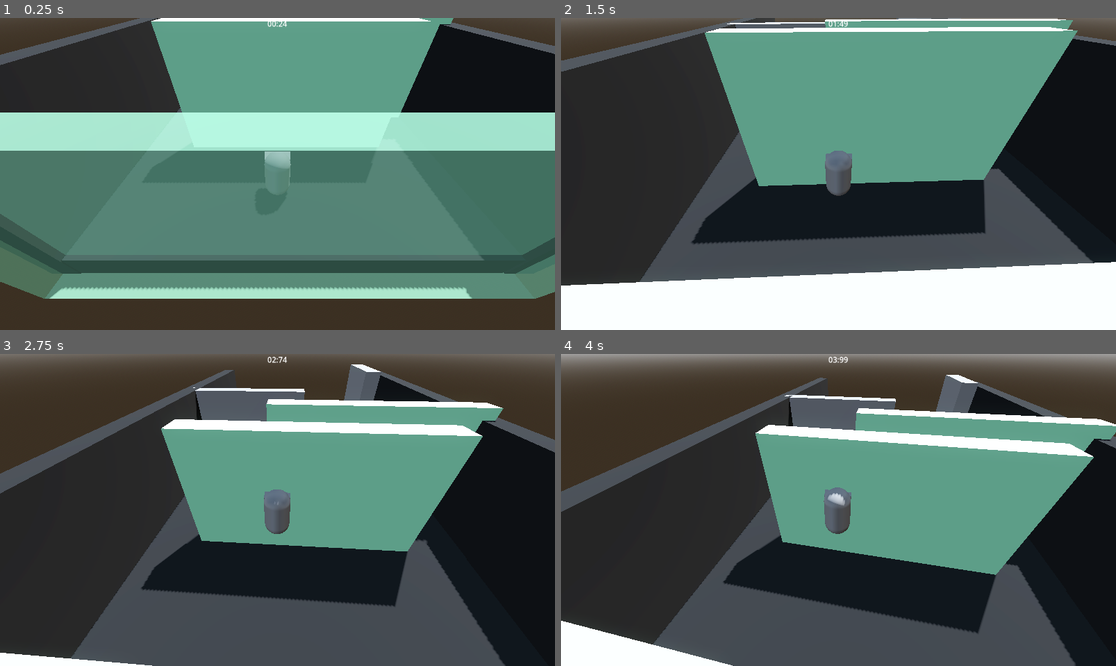
Above: before the commit, frames 1-4 (two rows, left to right).
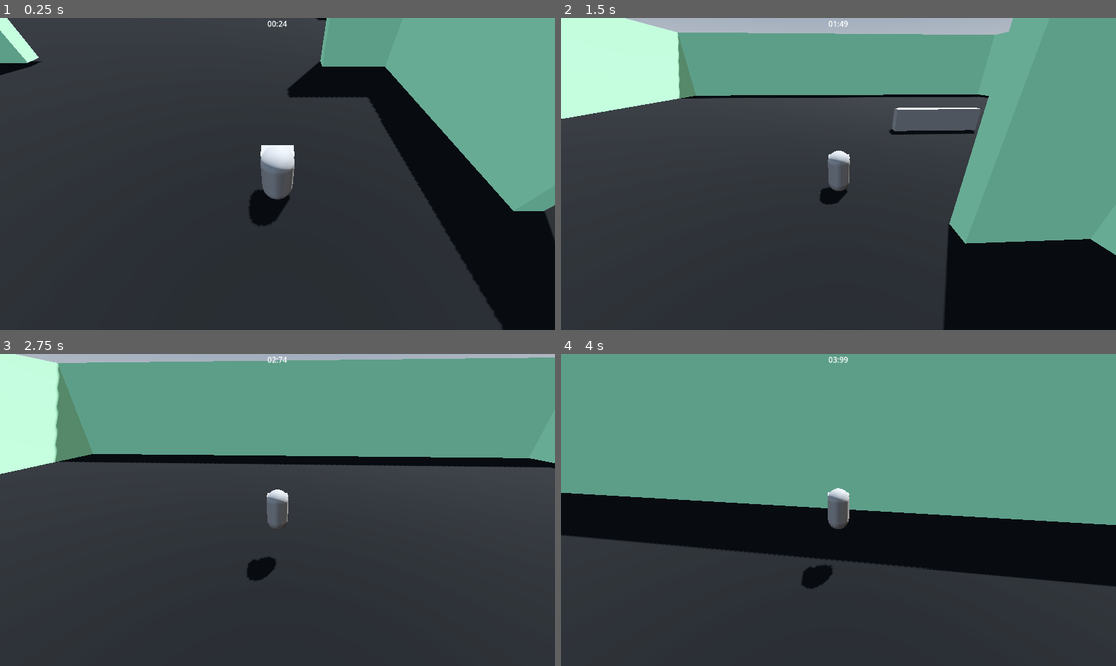
Above: after the commit, the same moments.

Repository: Luis-Blash/speed_attack
Game: Godot game, scene res://levels/level01/main.tscn
The game is run twice, just before and just after one commit, with the same random seed, the same clock (stepped at 60 frames per second) and the same inputs.
Inputs (mouse positions are in pixels of both pictures, inside the frame that each line leads up to):
- Up to frame 1 (0.25 s): no input
- Up to frame 2 (1.5 s): move the mouse to (866, 174) at 0.52 s; hold Up (move_up) from 0.53 s (still down); tap Space (jump) at 0.6, 0.77, 1.07 s; move the mouse to (810, 174) at 1.27 s; tap G (attack_1) at 1.35 s
- Up to frame 3 (2.75 s): keep holding Up (move_up); tap Space (jump) at 1.52, 1.55, 1.82, 2.3 s; move the mouse to (288, 503) at 2.02 s; tap Shift (dash) at 2.1 s
- Up to frame 4 (4 s): keep holding Up (move_up); move the mouse to (832, 516) at 2.77 s; tap C (throw) at 2.85 s; tap Space (jump) at 3.02, 3.05, 3.32, 3.6, 3.77 s; move the mouse to (877, 513) at 3.52 s

The runs differ from the first frame. In frame 1, 82% of the frame differs, in the area x 0-100%, y 0-100%; in frame 2, 75%; in frame 3, 80%; in frame 4, 73%.

Commit message:
feat(player): coyote time

Diff:
--- a/entities/player/player.gd
+++ b/entities/player/player.gd
@@ -9,7 +9,7 @@
 @export var wall_stick_duration: float = 0.5
 @export var wall_jump_force: float = 12.0
 @export var wall_slide_gravity: float = 2.0
-@export var wall_cooldown_duration: float = 0.8
+@export var wall_cooldown_duration: float = 0.5
 var wall_normal: Vector3 = Vector3.ZERO
 var is_on_wall: bool = false
 var can_wall_slide: bool = true
@@ -33,6 +33,12 @@
 var is_attacking: bool = false
 var attack_timer: float = 0.0
 
+# --- coyote ---
+@export var coyote_time: float = 0.12
+var coyote_timer: float = 0.0
+var was_on_floor: bool = false
+var used_coyote: bool = false
+
 # --- referencias ---
 @onready var attack_area: Area3D = $AttackArea
 @onready var attack_area_mesh: MeshInstance3D = $AttackArea/atackView
@@ -50,13 +56,14 @@
 func _physics_process(delta: float) -> void:
 	if not GameManager.is_running:
 		return
+
+	was_on_floor = is_on_floor()
+
 	_check_walls()
 	_gravity_to_state(delta)
 	_update_timers(delta)
 	_handle_global_input()
 	_handle_attack(delta)
-
-	print("state: ", State.keys()[current_state], " | is_on_wall: ", is_on_wall, " | can_wall_slide: ", can_wall_slide, " | wall_cooldown: ", wall_cooldown_timer)
 
 	match current_state:
 		State.IDLE:
@@ -72,12 +79,17 @@
 
 	move_and_slide()
 
+	# ← CRÍTICO: se actualiza DESPUÉS de move_and_slide para capturar estado real
+	was_on_floor = is_on_floor()
+
 func _handle_global_input() -> void:
 	if current_state == State.DEAD:
 		return
 
-	if Input.is_action_just_pressed("jump") and is_on_floor():
+	if Input.is_action_just_pressed("jump") and (is_on_floor() or coyote_timer > 0.0):
 		velocity.y = jump_force
+		coyote_timer = 0.0
+		used_coyote = true
 
 	if Input.is_action_just_pressed("jump") and current_state == State.WALL_SLIDE:
 		_wall_jump()
@@ -185,7 +197,16 @@
 		wall_cooldown_timer -= delta
 		if wall_cooldown_timer <= 0.0:
 			wall_cooldown_timer = 0.0
-			can_wall_slide = true  # ← aquí se recupera
+			can_wall_slide = true
+
+	# coyote time
+	if is_on_floor():
+		coyote_timer = coyote_time
+		used_coyote = false
+	elif coyote_timer > 0.0 and not used_coyote:
+		coyote_timer -= delta
+		if coyote_timer < 0.0:
+			coyote_timer = 0.0
 
 func _state_dead() -> void:
 	velocity.x = 0
@@ -216,10 +237,9 @@
 
 	if is_on_floor():
 		can_wall_slide = true
-		wall_cooldown_timer = 0.0  # pisas el suelo → resetea todo
-		return
-
-	# si el cooldown está activo, no puede pegarse a ninguna pared
+		wall_cooldown_timer = 0.0
+		return
+
 	if wall_cooldown_timer > 0.0:
 		return
 
@@ -243,7 +263,7 @@
 
 	can_wall_slide = false
 	is_on_wall = false
-	wall_cooldown_timer = wall_cooldown_duration  # wall jump también activa el cooldown
+	wall_cooldown_timer = wall_cooldown_duration
 	current_state = State.MOVE
 
 	if jump_dir.length() > 0.1:
--- a/global/camera.gd
+++ b/global/camera.gd
@@ -1,7 +1,7 @@
 extends Camera3D
 
 @export var target: CharacterBody3D
-@export var offset: Vector3 = Vector3(0, 5, 6)
+@export var offset: Vector3 = Vector3(0, 4, 6)
 @export var smoothness: float = 0.1
 @export var mouse_sensitivity: float = 0.1
 @export var joy_sensitivity: float = 200.0
--- a/levels/level01/main.tscn
+++ b/levels/level01/main.tscn
@@ -4,7 +4,6 @@
 [ext_resource type="Script" uid="uid://dl44ir6fhdt7a" path="res://global/camera.gd" id="2_gv8vq"]
 [ext_resource type="PackedScene" uid="uid://cg6tsm77q2gv8" path="res://entities/player/player.tscn" id="3_e4yrb"]
 [ext_resource type="PackedScene" uid="uid://cnowqwynmeine" path="res://entities/shuriken/shuriken.tscn" id="4_efjqo"]
-[ext_resource type="PackedScene" uid="uid://cebf0q6b144vl" path="res://entities/enemy/enemy.tscn" id="4_pc1ii"]
 [ext_resource type="PackedScene" uid="uid://cjbe6fkxmbrnb" path="res://ui/hud.tscn" id="6_a416o"]
 [ext_resource type="PackedScene" uid="uid://gnf3364qafqa" path="res://ui/result.tscn" id="7_efjqo"]
 
@@ -21,9 +20,6 @@
 tonemap_mode = 2
 glow_enabled = true
 
-[sub_resource type="StandardMaterial3D" id="StandardMaterial3D_lquwl"]
-albedo_color = Color(0.1148968, 0.11489681, 0.1148968, 1)
-
 [sub_resource type="StandardMaterial3D" id="StandardMaterial3D_a416o"]
 albedo_color = Color(0.6568628, 0.9999998, 0.78527004, 1)
 
@@ -38,6 +34,9 @@
 
 [sub_resource type="BoxShape3D" id="BoxShape3D_efjqo"]
 size = Vector3(16, 6, 1)
+
+[sub_resource type="StandardMaterial3D" id="StandardMaterial3D_efjqo"]
+albedo_color = Color(0, 0, 0, 1)
 
 [node name="Main" type="Node3D" unique_id=931613299]
 script = ExtResource("1_pc1ii")
@@ -58,37 +57,108 @@
 shadow_enabled = true
 
 [node name="SpawnPoint" type="Marker3D" parent="." unique_id=236439115]
+transform = Transform3D(1, 0, 0, 0, 1, 0, 0, 0, 1, 0, 0, 7.959038)
 
-[node name="nivel1" type="CSGCombiner3D" parent="." unique_id=994892580 groups=["wall"]]
-transform = Transform3D(1, 0, 0, 0, 1, 0, 0, 0, 1, 0, -2, 0)
-material_overlay = SubResource("StandardMaterial3D_lquwl")
+[node name="paredes" type="Node3D" parent="." unique_id=1929784201]
+
+[node name="pared1" type="MeshInstance3D" parent="paredes" unique_id=1809998192 groups=["wall", "wall_occlusion"]]
+transform = Transform3D(1.6941612, 0, 0, 0, 0.72984487, 0, 0, 0, 1, -26.022207, 1.3080635, -3.6698642)
+material_override = SubResource("StandardMaterial3D_a416o")
+mesh = SubResource("BoxMesh_efjqo")
+
+[node name="pared1Static" type="StaticBody3D" parent="paredes/pared1" unique_id=1315580376]
+
+[node name="CollisionShape3D" type="CollisionShape3D" parent="paredes/pared1/pared1Static" unique_id=276764444]
+transform = Transform3D(1.0000001, 0, 0, 0, 1, 0, 0, 0, 1, 0, 0, 0)
+shape = SubResource("BoxShape3D_a416o")
+
+[node name="pared8" type="MeshInstance3D" parent="paredes" unique_id=1031578549 groups=["wall", "wall_occlusion"]]
+transform = Transform3D(0.5381066, 0, 0, 0, 0.167878, 0, 0, 0, 8.243184, -31.90603, 3.2875085, 0.75740623)
+material_override = SubResource("StandardMaterial3D_a416o")
+mesh = SubResource("BoxMesh_efjqo")
+
+[node name="pared1Static" type="StaticBody3D" parent="paredes/pared8" unique_id=1629969953]
+
+[node name="CollisionShape3D" type="CollisionShape3D" parent="paredes/pared8/pared1Static" unique_id=1770677422]
+transform = Transform3D(1.0000001, 0, 0, 0, 1, 0, 0, 0, 1, 0, 0, 0)
+shape = SubResource("BoxShape3D_a416o")
+
+[node name="pared7" type="MeshInstance3D" parent="paredes" unique_id=1603602320 groups=["wall", "wall_occlusion"]]
+transform = Transform3D(-5.1837898e-08, 0, -1.0000001, 0, 1.4637742, 0, 1.1859128, 0, -4.371139e-08, 8.153852, 2.5, 2.7405148)
+material_override = SubResource("StandardMaterial3D_a416o")
+mesh = SubResource("BoxMesh_efjqo")
+
+[node name="pared1Static" type="StaticBody3D" parent="paredes/pared7" unique_id=999233047]
+
+[node name="CollisionShape3D" type="CollisionShape3D" parent="paredes/pared7/pared1Static" unique_id=1158952153]
+shape = SubResource("BoxShape3D_a416o")
+
+[node name="pared3" type="MeshInstance3D" parent="paredes" unique_id=2054553781 groups=["wall", "wall_occlusion"]]
+transform = Transform3D(3.5577383, 0, 0, 0, 1.4637742, 0, 0, 0, 1, 20.977793, 2.5, -3.6698642)
+material_override = SubResource("StandardMaterial3D_a416o")
+mesh = SubResource("BoxMesh_efjqo")
+
+[node name="pared1Static" type="StaticBody3D" parent="paredes/pared3" unique_id=816054353]
+
+[node name="CollisionShape3D" type="CollisionShape3D" parent="paredes/pared3/pared1Static" unique_id=1596215849]
+shape = SubResource("BoxShape3D_a416o")
+
+[node name="pared2" type="MeshInstance3D" parent="paredes" unique_id=843431560 groups=["wall", "wall_occlusion"]]
+transform = Transform3D(4.712706, 0, 0, 0, 2.4, 0, 0, 0, 1, 1.9228659, 4.5, 16.357304)
+material_override = SubResource("StandardMaterial3D_a416o")
+mesh = SubResource("BoxMesh_a416o")
+
+[node name="pared2Static" type="StaticBody3D" parent="paredes/pared2" unique_id=1475177250]
+
+[node name="CollisionShape3D" type="CollisionShape3D" parent="paredes/pared2/pared2Static" unique_id=648936666]
+shape = SubResource("BoxShape3D_efjqo")
+
+[node name="pared6" type="MeshInstance3D" parent="paredes" unique_id=474520108 groups=["wall", "wall_occlusion"]]
+transform = Transform3D(4.712706, 0, 0, 0, 2.4, 0, 0, 0, 1, 1.9228659, 4.5, -54.95219)
+material_override = SubResource("StandardMaterial3D_a416o")
+mesh = SubResource("BoxMesh_a416o")
+
+[node name="pared2Static" type="StaticBody3D" parent="paredes/pared6" unique_id=1688030434]
+
+[node name="CollisionShape3D" type="CollisionShape3D" parent="paredes/pared6/pared2Static" unique_id=1443362138]
+shape = SubResource("BoxShape3D_efjqo")
+
+[node name="pared4" type="MeshInstance3D" parent="paredes" unique_id=1515895337 groups=["wall", "wall_occlusion"]]
+transform = Transform3D(-2.0599893e-07, 0, -1, 0, 2.4, 0, 4.712706, 0, -4.371139e-08, 38.922867, 4.5, -21.343674)
+material_override = SubResource("StandardMaterial3D_a416o")
+mesh = SubResource("BoxMesh_a416o")
+
+[node name="pared2Static" type="StaticBody3D" parent="paredes/pared4" unique_id=1161833835]
+
+[node name="CollisionShape3D" type="CollisionShape3D" parent="paredes/pared4/pared2Static" unique_id=1334323512]
+shape = SubResource("BoxShape3D_efjqo")
+
+[node name="pared5" type="MeshInstance3D" parent="paredes" unique_id=699088362 groups=["wall", "wall_occlusion"]]
+transform = Transform3D(-2.0599893e-07, 0, -1, 0, 2.4, 0, 4.712706, 0, -4.371139e-08, -35.084328, 4.5, -21.343674)
+material_override = SubResource("StandardMaterial3D_a416o")
+mesh = SubResource("BoxMesh_a416o")
+
+[node name="pared2Static" type="StaticBody3D" parent="paredes/pared5" unique_id=1466918296]
+
+[node name="CollisionShape3D" type="CollisionShape3D" parent="paredes/pared5/pared2Static" unique_id=132682162]
+shape = SubResource("BoxShape3D_efjqo")
+
+[node name="piso" type="CSGBox3D" parent="." unique_id=2040151556]
+transform = Transform3D(30, 0, 0, 0, 1, 0, 0, 0, 30, 1.7211914, -2, -19.719341)
 use_collision = true
-
-[node name="piso" type="CSGBox3D" parent="nivel1" unique_id=2040151556]
-transform = Transform3D(30, 0, 0, 0, 1, 0, 0, 0, 30, 0, 0, -17.904766)
-use_collision = true
-
-[node name="CSGBox3D2" type="CSGBox3D" parent="nivel1" unique_id=2092035016]
-transform = Transform3D(1, 0, 0, 0, 1, 0, 0, 0, 1, -7.460037, 2.5, -10.462902)
-size = Vector3(1, 6, 27)
-
-[node name="CSGBox3D7" type="CSGBox3D" parent="nivel1" unique_id=1014380776]
-size = Vector3(16, 1, 6)
-
-[node name="CSGBox3D8" type="CSGBox3D" parent="nivel1" unique_id=1452367929]
-transform = Transform3D(1, 0, 0, 0, 1, 0, 0, 0, 1, 8.539963, 2.5, -10.462902)
-size = Vector3(1, 6, 27)
+size = Vector3(2.5004883, 1, 2.3985596)
+material = SubResource("StandardMaterial3D_efjqo")
 
 [node name="wall" type="CSGCombiner3D" parent="." unique_id=1418998309 groups=["wall_jump"]]
 use_collision = true
 
 [node name="CSGBox3D4" type="CSGBox3D" parent="wall" unique_id=1157046329]
-transform = Transform3D(1, 0, 0, 0, 1, 0, 0, 0, 1, -3.5, 0.5, -12.6660385)
-size = Vector3(8, 6, 1)
+transform = Transform3D(-4.371139e-08, 0, -1, 0, 1, 0, 1, 0, -4.371139e-08, -31.871874, 0.5, 0.85010815)
+size = Vector3(8, 6, 5.345703)
 
 [node name="CSGBox3D6" type="CSGBox3D" parent="wall" unique_id=957611968]
-transform = Transform3D(1, 0, 0, 0, 1, 0, 0, 0, 1, 5.0903378, 1, -16.03645)
-size = Vector3(1, 7, 5)
+transform = Transform3D(1, 0, 0, 0, 1, 0, 0, 0, 1, -20.44201, 1, 3.5113535)
+size = Vector3(1, 7, 13.752808)
 
 [node name="CSGBox3D9" type="CSGBox3D" parent="wall" unique_id=1459188900]
 transform = Transform3D(1, 0, 0, 0, 1, 0, 0, 0, 1, 9.046234, -0.39999998, -18)
@@ -99,43 +169,8 @@
 camera = NodePath("../Camera3D")
 shuriken_scene = ExtResource("4_efjqo")
 
-[node name="Enemy" parent="." unique_id=1678059731 instance=ExtResource("4_pc1ii")]
-transform = Transform3D(1, 0, 0, 0, 1, 0, 0, 0, 1, 0, 0, -22.388931)
-
 [node name="CanvasLayer" type="CanvasLayer" parent="." unique_id=1963672047]
 
 [node name="VBoxContainer" parent="CanvasLayer" unique_id=226300287 instance=ExtResource("6_a416o")]
 
 [node name="Control" parent="CanvasLayer" unique_id=599128272 instance=ExtResource("7_efjqo")]
-
-[node name="paredes" type="Node3D" parent="." unique_id=1929784201]
-
-[node name="pared1" type="MeshInstance3D" parent="paredes" unique_id=1809998192 groups=["wall", "wall_occlusion"]]
-transform = Transform3D(1, 0, 0, 0, 1, 0, 0, 0, 1, 0.47790718, 0.5, -3.6698642)
-material_override = SubResource("StandardMaterial3D_a416o")
-mesh = SubResource("BoxMesh_efjqo")
-
-[node name="pared1Static" type="StaticBody3D" parent="paredes/pared1" unique_id=1315580376]
-
-[node name="CollisionShape3D" type="CollisionShape3D" parent="paredes/pared1/pared1Static" unique_id=276764444]
-shape = SubResource("BoxShape3D_a416o")
-
-[node name="pared3" type="MeshInstance3D" parent="paredes" unique_id=1601315900 groups=["wall", "wall_occlusion"]]
-transform = Transform3D(1, 0, 0, 0, 1, 0, 0, 0, 1, 3.5598187, 0.5, -7.052161)
-material_override = SubResource("StandardMaterial3D_a416o")
-mesh = SubResource("BoxMesh_efjqo")
-
-[node name="pared1Static" type="StaticBody3D" parent="paredes/pared3" unique_id=914355545]
-
-[node name="CollisionShape3D" type="CollisionShape3D" parent="paredes/pared3/pared1Static" unique_id=13595505]
-shape = SubResource("BoxShape3D_a416o")
-
-[node name="pared2" type="MeshInstance3D" parent="paredes" unique_id=843431560 groups=["wall", "wall_occlusion"]]
-transform = Transform3D(1, 0, 0, 0, 1, 0, 0, 0, 1, 0.39869595, 0.5, 3.3171353)
-material_override = SubResource("StandardMaterial3D_a416o")
-mesh = SubResource("BoxMesh_a416o")
-
-[node name="pared2Static" type="StaticBody3D" parent="paredes/pared2" unique_id=1475177250]
-
-[node name="CollisionShape3D" type="CollisionShape3D" parent="paredes/pared2/pared2Static" unique_id=648936666]
-shape = SubResource("BoxShape3D_efjqo")
